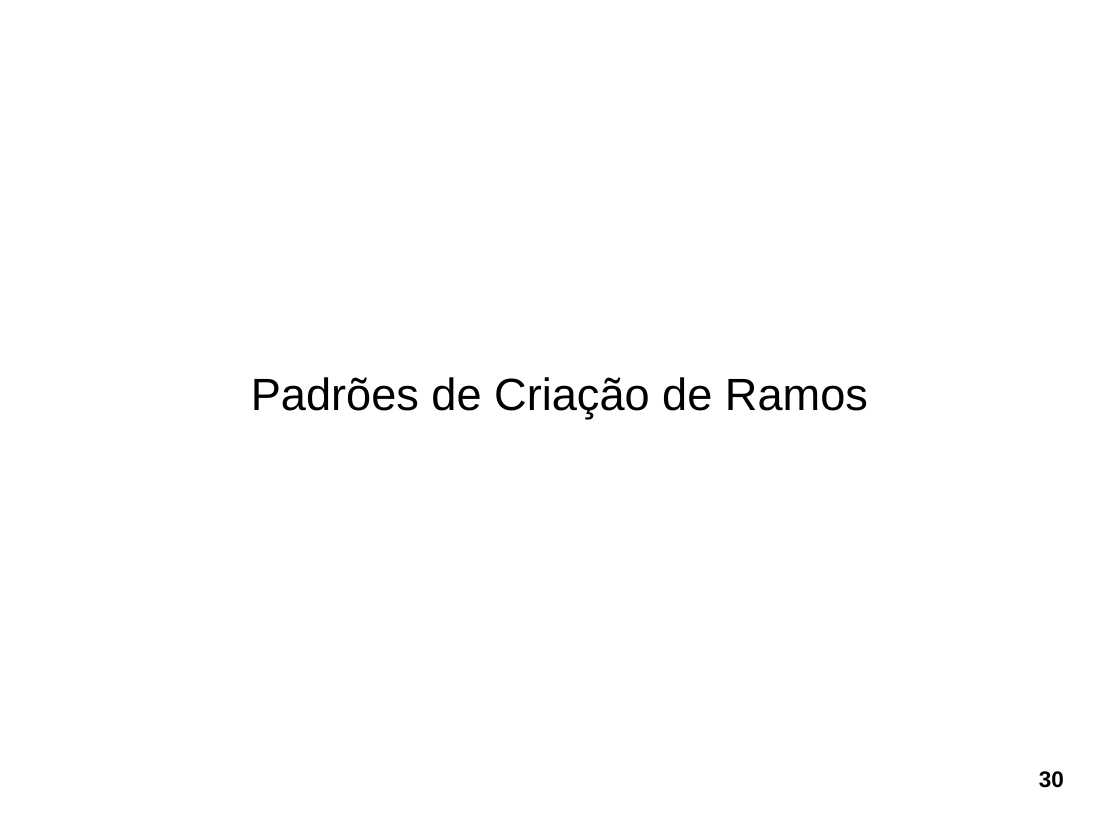
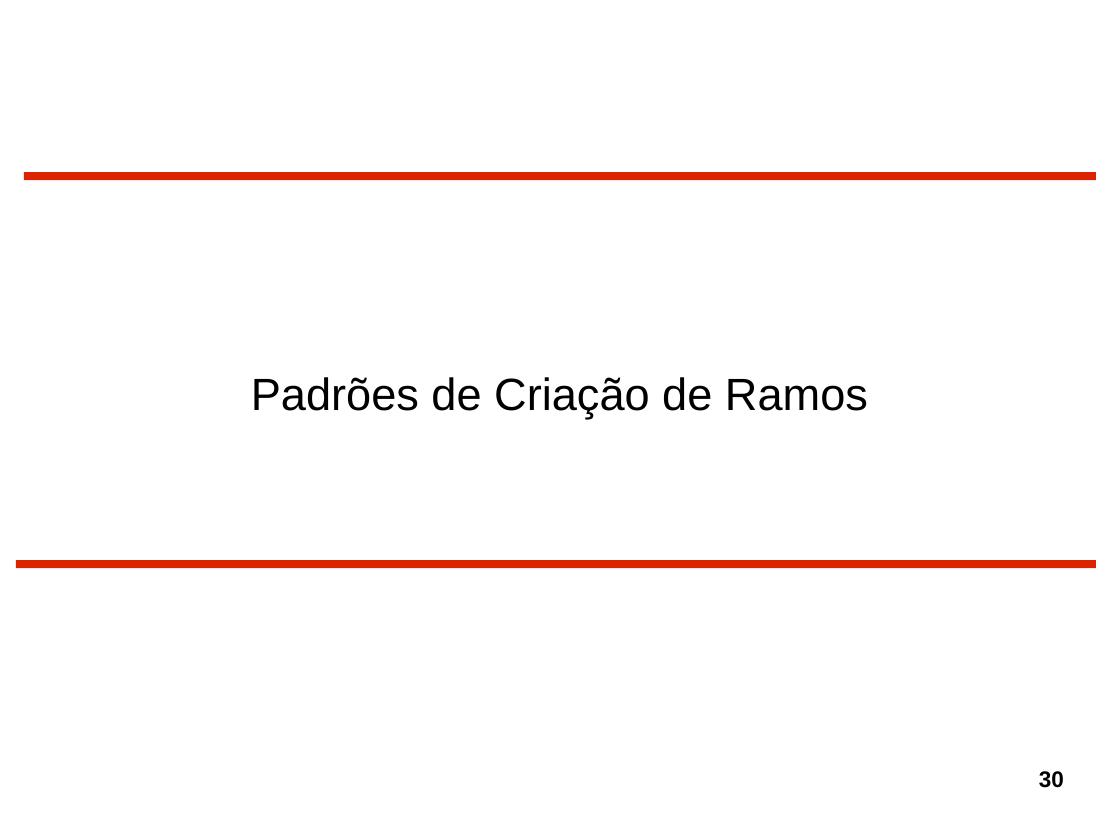
Before and after one commit to gtessa/gc20131_leitura_5, a slide deck: slide 30 of Completo.odp. Drawn at 1120x840 pixels with LibreOffice and Linux fonts; fonts in the diff are those of the drawing. Boxes give left, top, right and bottom in pixels: in the first picture for what was removed or moved away, otherwise in the second. Text is boxed around its words. In the diff, an @@ line names an element or a change of style, - is before the commit and + after.

```diff
--- a/Completo.odp
+++ b/Completo.odp
@@ line added from (24, 176) to (1097, 176), #DC2300 5.67 pt @@
@@ line added from (16, 564) to (1097, 564), #DC2300 5.67 pt @@
```
Also in this commit, not shown: 77 other slides changed.
